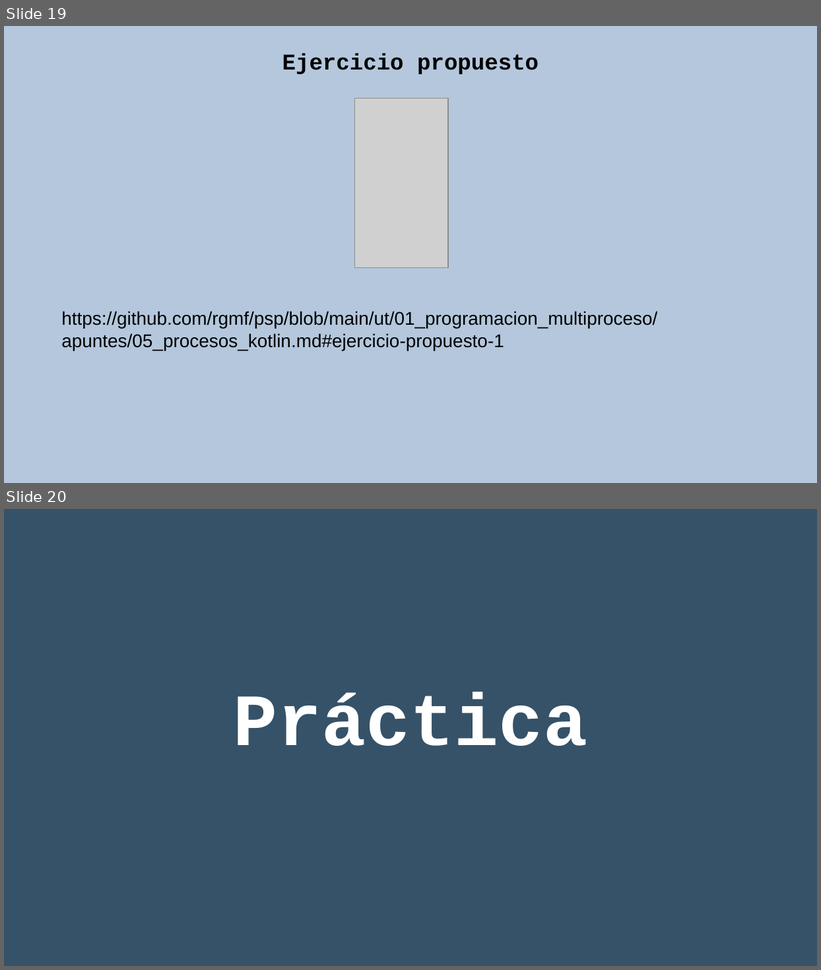
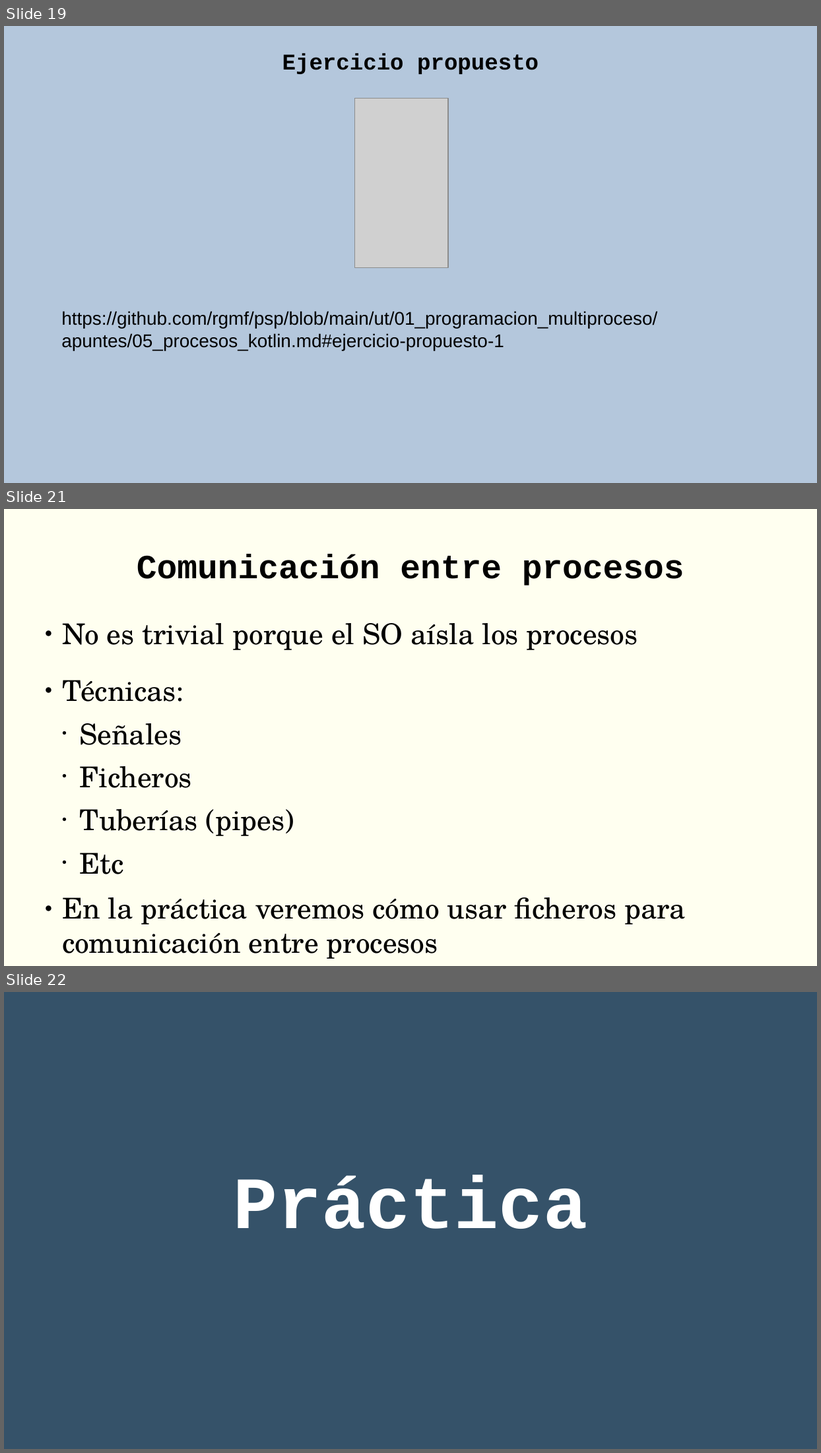
Before and after one commit to rgmf/psp, a slide deck: ut/01_programacion_multiproceso/presentacion/01_procesos_en_kotlin.odp. Shown one above the other, each under a label of ours: slides 19 and 20 before the commit, slides 19, 21 and 22 after it; the slides between them are not shown. The pictures are 821x970 and 821x1453 pixels, drawn with LibreOffice and Linux fonts; fonts in the diff are those of the drawing; grey boxes stand for pictures. Boxes give left, top, right and bottom in pixels: in the first picture for what was removed or moved away, otherwise in the second. Text is boxed around its words. In the diff, an @@ line names an element or a change of style, - is before the commit and + after.

```diff
--- a/ut/01_programacion_multiproceso/presentacion/01_procesos_en_kotlin.odp
+++ b/ut/01_programacion_multiproceso/presentacion/01_procesos_en_kotlin.odp
@@ slide 21 added at box(4, 509, 817, 966), background #FFFFF0 @@
@@ title added at box(137, 554, 684, 586), 33 pt, text #000000, bold @@
+Comunicación entre procesos
@@ text added at box(62, 623, 685, 959), 28 pt, text #000000 @@
+● No es trivial porque el SO aísla los procesos
+● Técnicas:
+  • Señales
+  • Ficheros
+  • Tuberías (pipes)
+  • Etc
+● En la práctica veremos cómo usar ficheros para comunicación entre procesos
@@ what was slide 20 is now slide 22 @@
```
Also in this commit, not shown: 1 other slide added, 5 other files.
